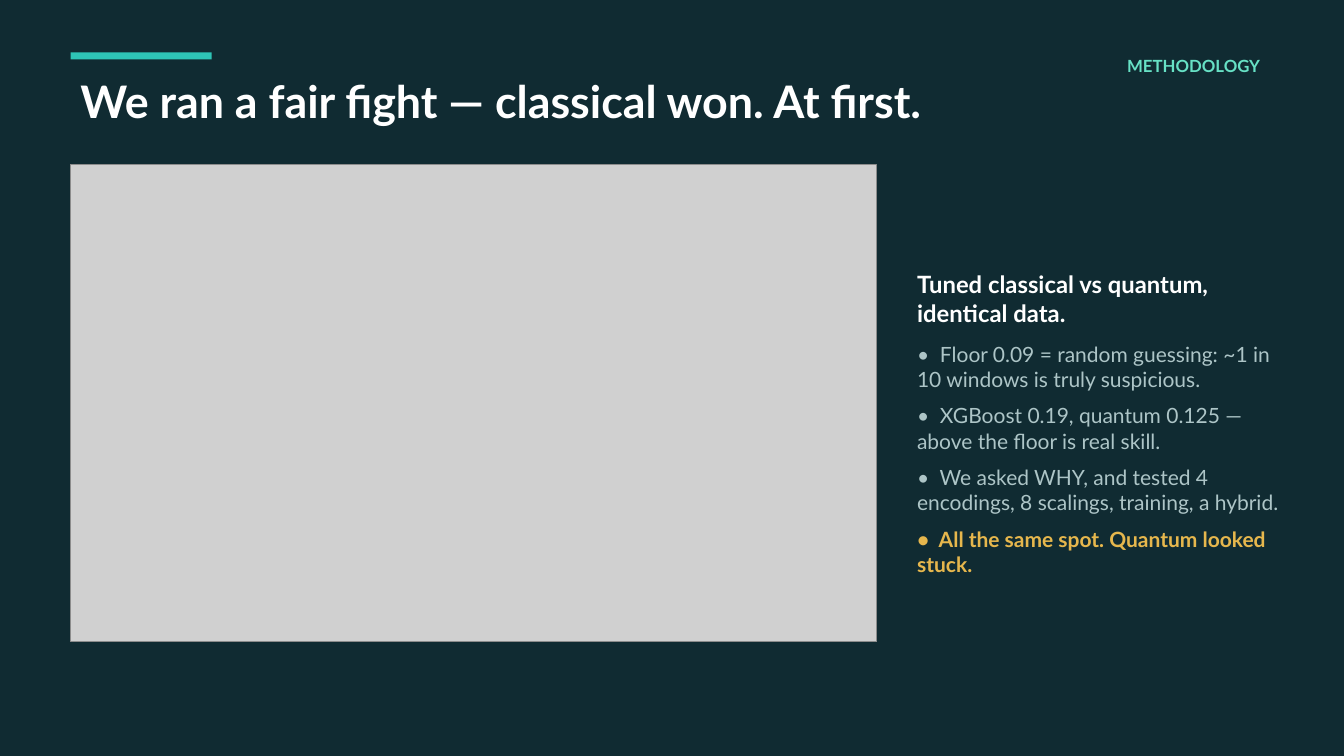
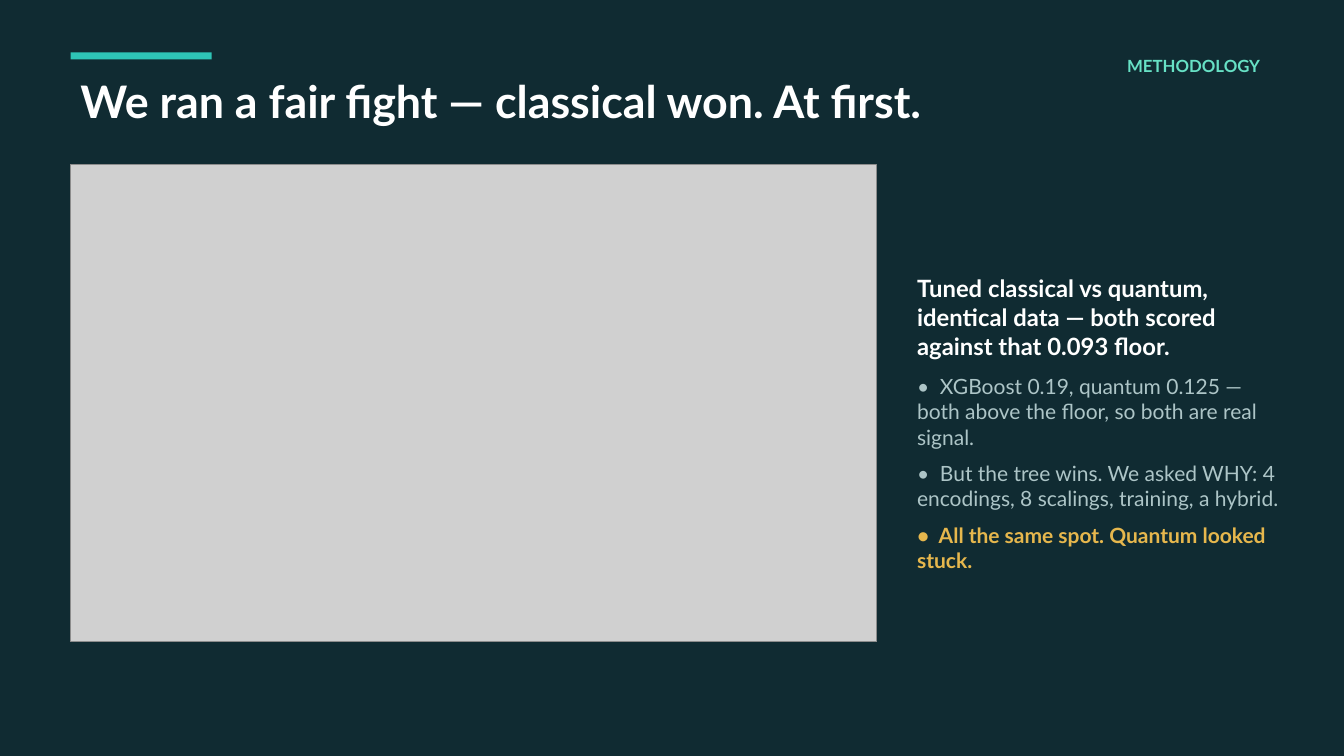
Before and after one commit to ELNAUL99/q-sieve, a slide deck: slide 4 of QSIEVE_pitch.pptx. Drawn at 1344x756 pixels with LibreOffice and Linux fonts; fonts in the diff are those of the drawing; grey boxes stand for pictures. Boxes give left, top, right and bottom in pixels: in the first picture for what was removed or moved away, otherwise in the second. Text is boxed around its words. In the diff, an @@ line names an element or a change of style, - is before the commit and + after.

```diff
--- a/QSIEVE_pitch.pptx
+++ b/QSIEVE_pitch.pptx
@@ text at (917,279,1278,510): text changed @@
-Tuned classical vs quantum, identical data.
-• Floor 0.09 = random guessing: ~1 in 10 windows is truly suspicious.
-• XGBoost 0.19, quantum 0.125 — above the floor is real skill.
-• We asked WHY, and tested 4 encodings, 8 scalings, training, a hybrid.
+Tuned classical vs quantum, identical data — both scored against that 0.093 floor.
+• XGBoost 0.19, quantum 0.125 — both above the floor, so both are real signal.
+• But the tree wins. We asked WHY: 4 encodings, 8 scalings, training, a hybrid.
```
Also in this commit, not shown: 1 other slide changed, 1 slide added, 1 slide removed, 2 other files.
